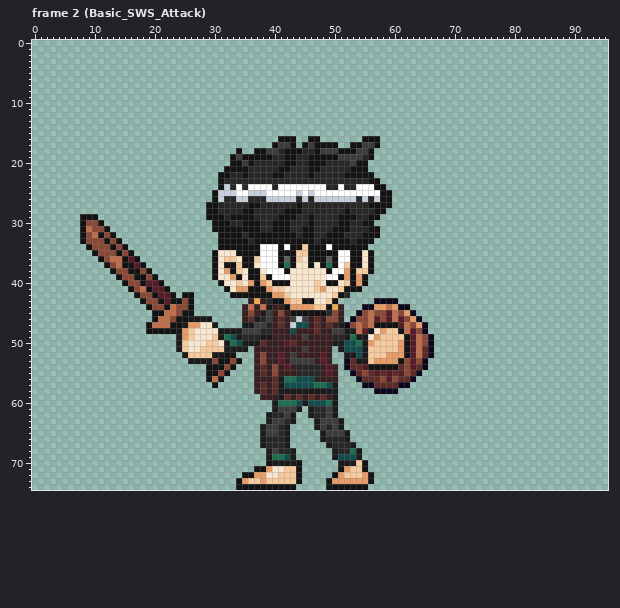
Pixel-art file -- Assets/player_sprite.aseprite. The picture above is the old version.
96x75 pixels, 26 frames. Shown: frame 2 (Basic_SWS_Attack). The commit also changed other frames, which this record leaves out.
After the commit:
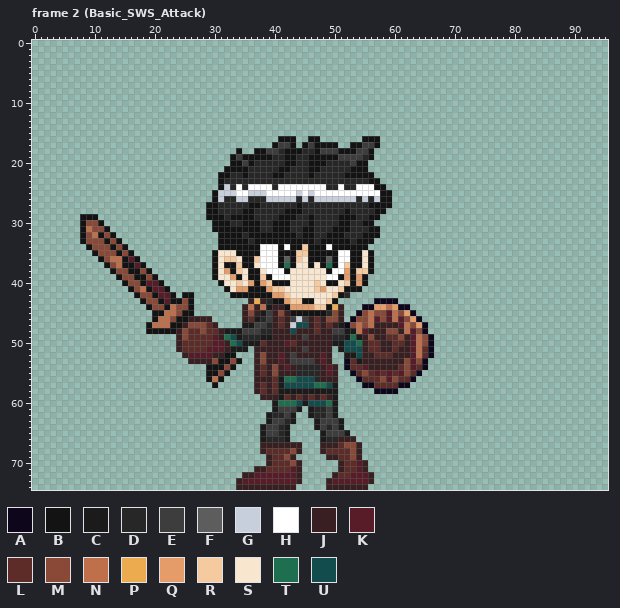
Palette (. is transparent): A #0e071b  B #131313  C #1b1b1b  D #272727  E #3d3d3d  F #5d5d5d  G #c7cfdd  H #ffffff  J #391f21  K #571c27  L #5d2c28  M #8a4836  N #bf6f4a  P #edab50  Q #e69c69  R #f6ca9f  S #f9e6cf  T #1e6f50  U #134c4c
Difference:
Changed rows in their new state; - is an unchanged pixel.
Frame 2 (Basic_SWS_Attack), layers "Male/RightArm_Male/RightGloves_Male/Noma", "Male/LowerBody_Male/LegsMale/BottomsMale", "Male/LeftArm_Male/GlovesLeftHandMale/Nom":
first column x 24:
46 --JJJJ---------------------------------
47 -JMMMLJ--------------------------JJJJ--
48 JMLLMLLJ------------------------JJJMMJ-
49 JMLLLLKJ-----------------------JMJJLLMJ
50 JLLLLLKKJ----------------------JLLJJLLJ
51 JLLLLKKKJ----------------------JLLJJLJJ
52 -JKKKKJJ-----------------------JJLLLJJJ
53 --JJJJ-------------------------JJJJJJJ-
54 --------------------------------JJJJJ--
first column x 34:
66 -----------------JJJ---
67 ----JJJJJJJ---JJJLMMJ--
68 ----JLLLLMJ---JLLLLMJ--
69 -----JLLMJ-----JJLLMJ--
70 -----JLLLMJ------JLLKJ-
71 ---JJLLLLKJ------JLLKJ-
72 -JJKKKKKKKJ-----JLLKKKJ
73 JKKKKKKKKKJ----JKKKKKKJ
74 JJJJJJJJJJ-----JJJJJJJ-
Boxes around the changes in both pictures, in picture pixels (x1, y1, x2, y2):
changed: (176, 316, 230, 364)
changed: (362, 322, 410, 370)
changed: (320, 436, 374, 490)
changed: (236, 442, 302, 490)
